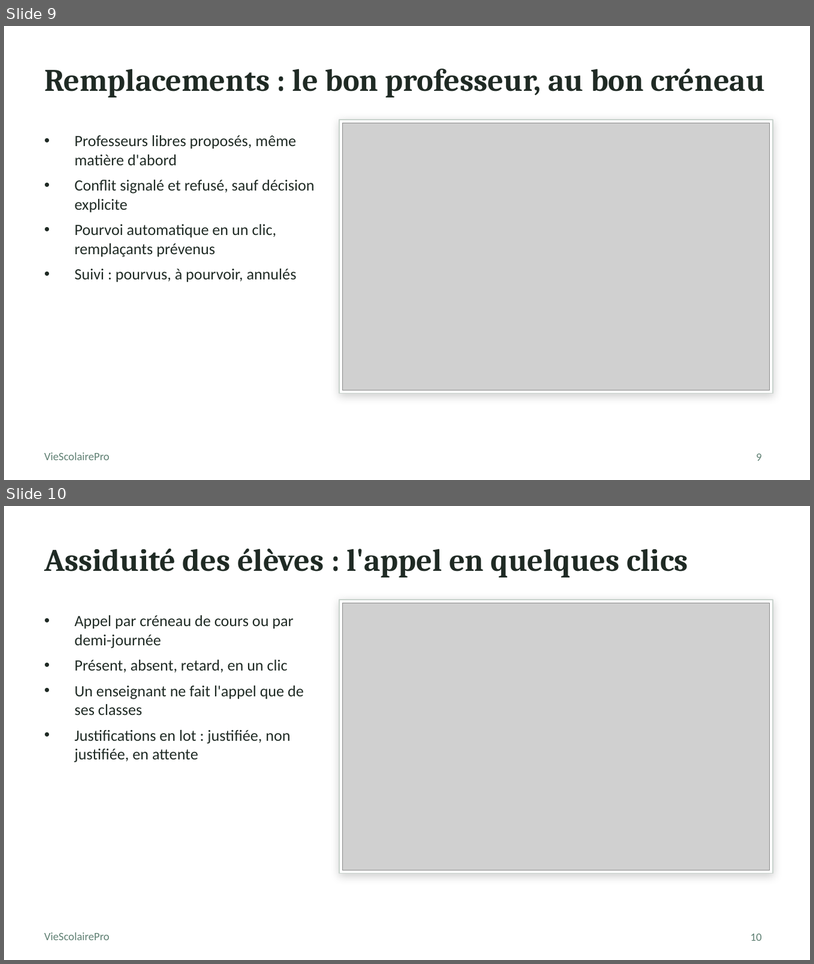
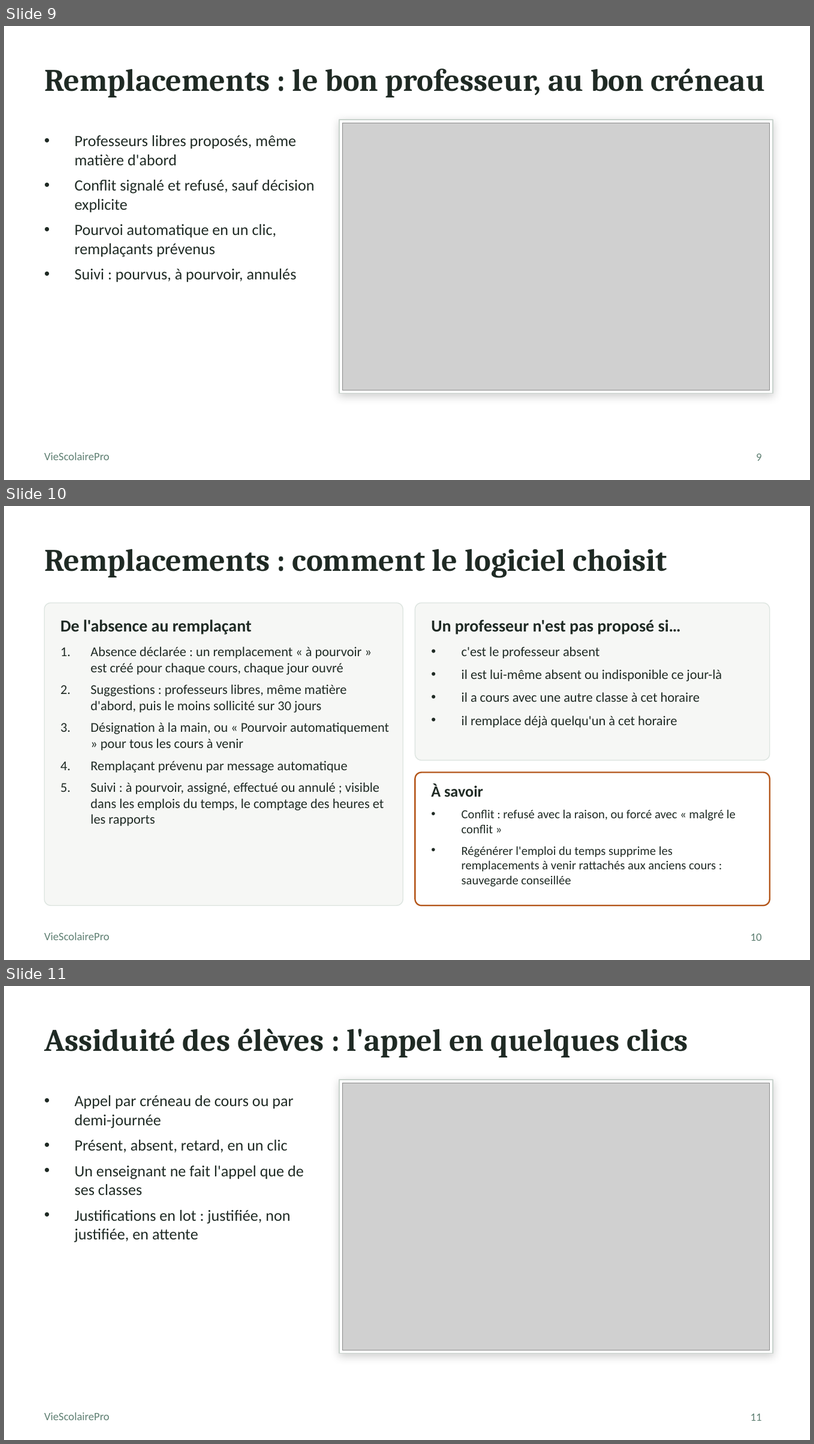
Before and after one commit to selwateaching/academie, a slide deck: presentation/VieScolairePro_presentation.pptx. Shown one above the other, each under a label of ours: slides 9 and 10 before the commit, slides 9, 10 and 11 after it. The pictures are 814x964 and 814x1444 pixels, drawn with LibreOffice and Linux fonts; fonts in the diff are those of the drawing; grey boxes stand for pictures. Boxes give left, top, right and bottom in pixels: in the first picture for what was removed or moved away, otherwise in the second. Text is boxed around its words. In the diff, an @@ line names an element or a change of style, - is before the commit and + after.

```diff
--- a/presentation/VieScolairePro_presentation.pptx
+++ b/presentation/VieScolairePro_presentation.pptx
@@ slide 10 added at bbox=[4, 506, 810, 960], background #FFFFFF; not listed: 1 template element that a slide beside it also shows @@
@@ title added at bbox=[44, 549, 668, 577], 28 pt, text #1F2A24, bold @@
+Remplacements : comment le logiciel choisit
@@ rounded rectangle added at bbox=[44, 603, 403, 905], fill #F6F7F5, outline #DDE5E0 0.75 pt @@
@@ rounded rectangle added at bbox=[415, 603, 770, 760], fill #F6F7F5, outline #DDE5E0 0.75 pt @@
@@ text added at bbox=[60, 619, 252, 634], 15 pt, text #1F2A24, bold @@
+De l'absence au remplaçant
@@ text added at bbox=[431, 619, 681, 634], 15 pt, text #1F2A24, bold @@
+Un professeur n'est pas proposé si…
@@ text added at bbox=[90, 646, 389, 826], 12 pt, text #1F2A24 @@
+1. Absence déclarée : un remplacement « à pourvoir » est créé pour chaque cours, chaque jour ouvré
+2. Suggestions : professeurs libres, même matière d'abord, puis le moins sollicité sur 30 jours
+3. Désignation à la main, ou « Pourvoir automatiquement » pour tous les cours à venir
+4. Remplaçant prévenu par message automatique
+5. Suivi : à pourvoir, assigné, effectué ou annulé ; visible dans les emplois du temps, le comptage des heures et les rapports
@@ text added at bbox=[462, 646, 722, 727], 12 pt, text #1F2A24 @@
+• c'est le professeur absent
+• il est lui-même absent ou indisponible ce jour-là
+• il a cours avec une autre classe à cet horaire
+• il remplace déjà quelqu'un à cet horaire
@@ rounded rectangle added at bbox=[415, 772, 770, 905], fill #FFFFFF, outline #B4571B 1.25 pt @@
@@ text added at bbox=[431, 784, 483, 796], 14 pt, text #1F2A24, bold @@
+À savoir
@@ text added at bbox=[462, 809, 736, 886], 11 pt, text #1F2A24 @@
+• Conflit : refusé avec la raison, ou forcé avec « malgré le conflit »
+• Régénérer l'emploi du temps supprime les remplacements à venir rattachés aux anciens cours : sauvegarde conseillée
@@ page number added at bbox=[751, 933, 762, 940], 10 pt, text #5E7F72 @@
+10
@@ what was slide 10 is now slide 11 @@
@@ page number at bbox=[751, 1413, 762, 1420]: text changed @@
-10
+11
```
Also in this commit, not shown: 1 other slide added, 4 other files.
